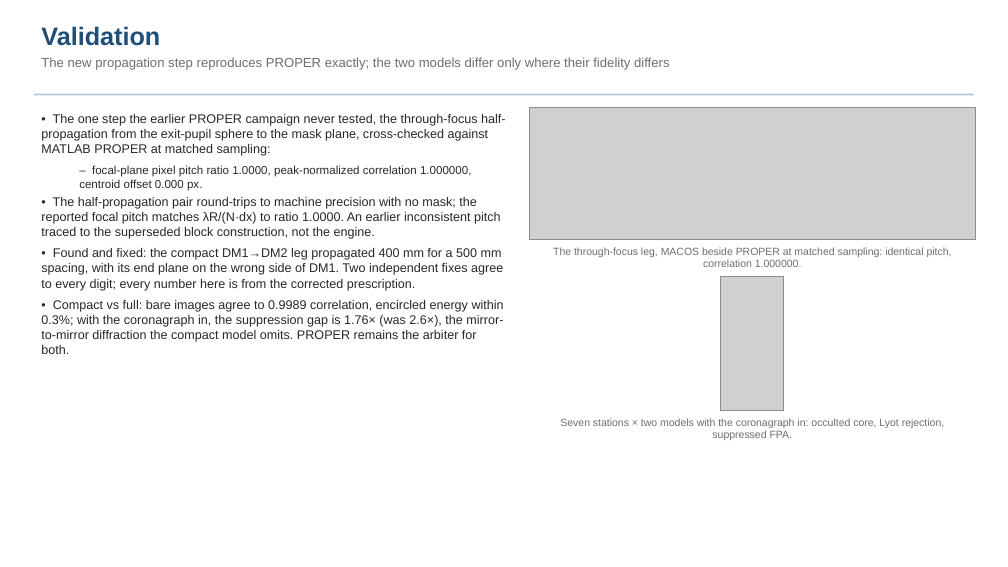
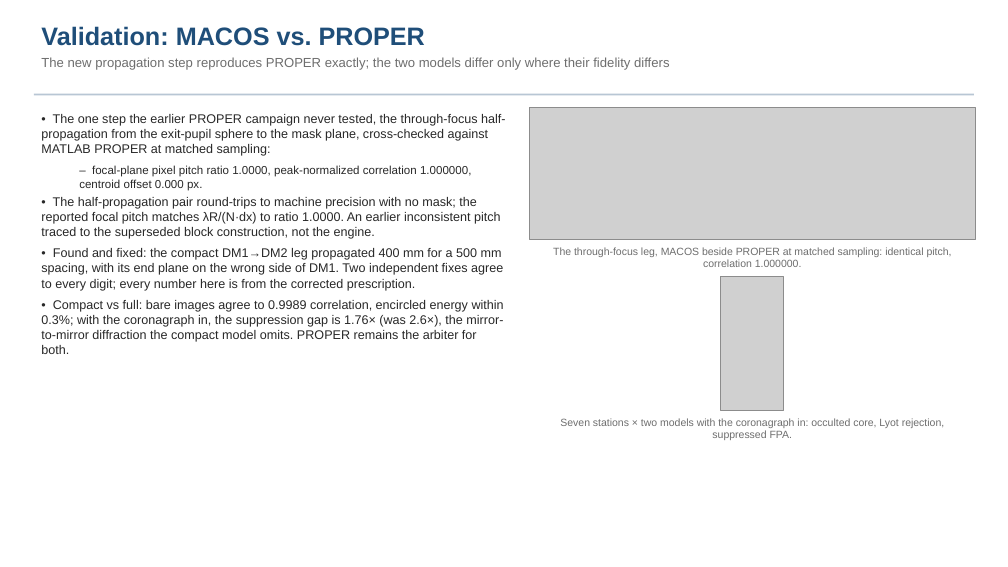
Before and after one commit to nasa-jpl/MACOS_resources, a slide deck: slide 3 of mmacos/templates/30_instruments/bench_ctb/deck_ctb.pptx. Drawn at 1008x567 pixels with LibreOffice and Linux fonts; fonts in the diff are those of the drawing; grey boxes stand for pictures. Boxes give left, top, right and bottom in pixels: in the first picture for what was removed or moved away, otherwise in the second. Text is boxed around its words. In the diff, an @@ line names an element or a change of style, - is before the commit and + after.

```diff
--- a/mmacos/templates/30_instruments/bench_ctb/deck_ctb.pptx
+++ b/mmacos/templates/30_instruments/bench_ctb/deck_ctb.pptx
@@ text at [41,26,425,46]: text changed @@
-Validation
+Validation: MACOS vs. PROPER
```
Also in this commit, not shown: 4 other slides changed, 1 other file.
